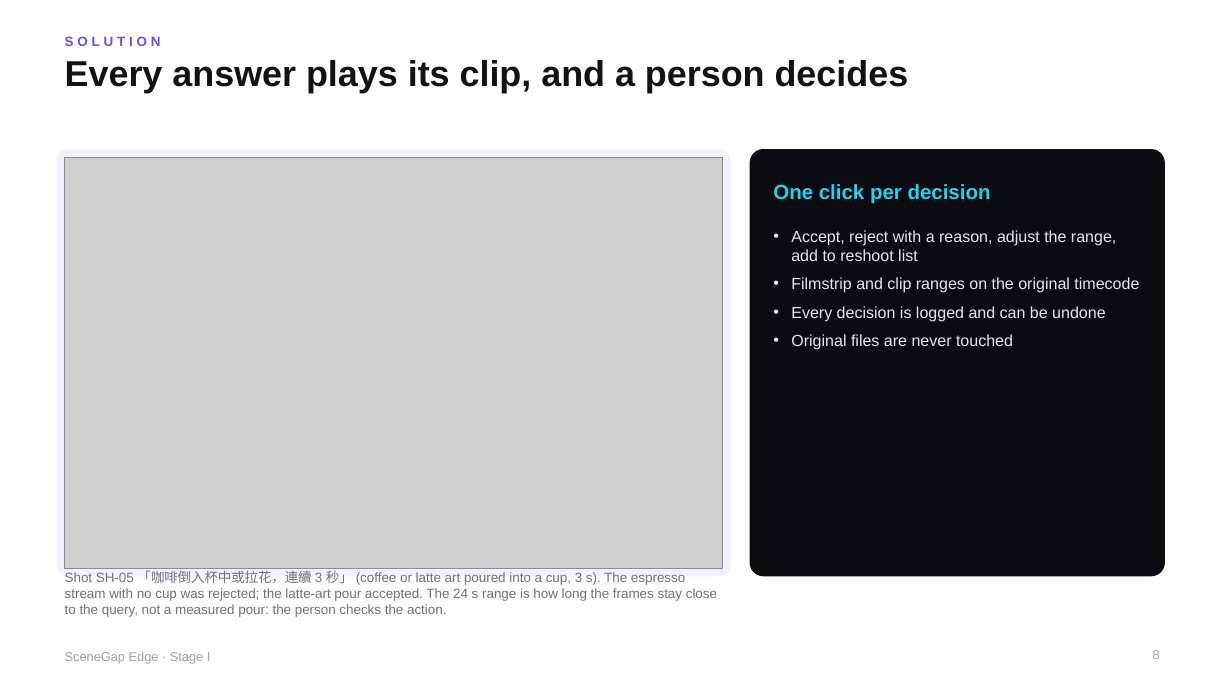
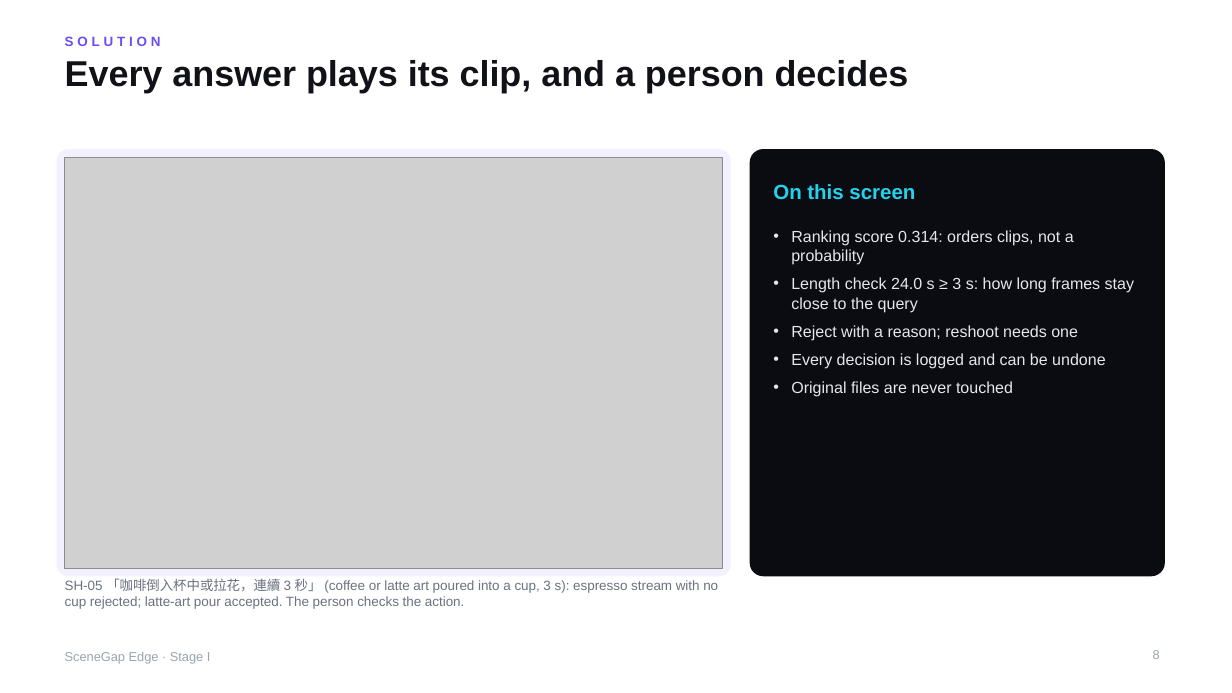
Before and after one commit to yu9bryan/scenegap-edge, a slide deck: slide 8 of docs/deck/SceneGapEdge_StageI_Proposal.pptx. Drawn at 1232x693 pixels with LibreOffice and Linux fonts; fonts in the diff are those of the drawing; grey boxes stand for pictures. Boxes give left, top, right and bottom in pixels: in the first picture for what was removed or moved away, otherwise in the second. Text is boxed around its words. In the diff, an @@ line names an element or a change of style, - is before the commit and + after.

```diff
--- a/docs/deck/SceneGapEdge_StageI_Proposal.pptx
+++ b/docs/deck/SceneGapEdge_StageI_Proposal.pptx
@@ text at [773,184,915,199]: text changed @@
-One click per decision
+On this screen
@@ text at [791,230,1134,341]: text changed @@
-• Accept, reject with a reason, adjust the range, add to reshoot list
-• Filmstrip and clip ranges on the original timecode
+• Ranking score 0.314: orders clips, not a probability
+• Length check 24.0 s ≥ 3 s: how long frames stay close to the query
+• Reject with a reason; reshoot needs one
@@ text at [65,578,718,609]: text changed @@
-Shot SH-05 「咖啡倒入杯中或拉花，連續 3 秒」 (coffee or latte art poured into a cup, 3 s). The espresso stream with no cup was rejected; the latte-art pour accepted. The 24 s range is how long the frames stay close to the query, not a measured pour: the person checks the action.
+SH-05 「咖啡倒入杯中或拉花，連續 3 秒」 (coffee or latte art poured into a cup, 3 s): espresso stream with no cup rejected; latte-art pour accepted. The person checks the action.
```
Also in this commit, not shown: 18 other slides changed, 9 slides added, 2 slides removed, 12 other files.
